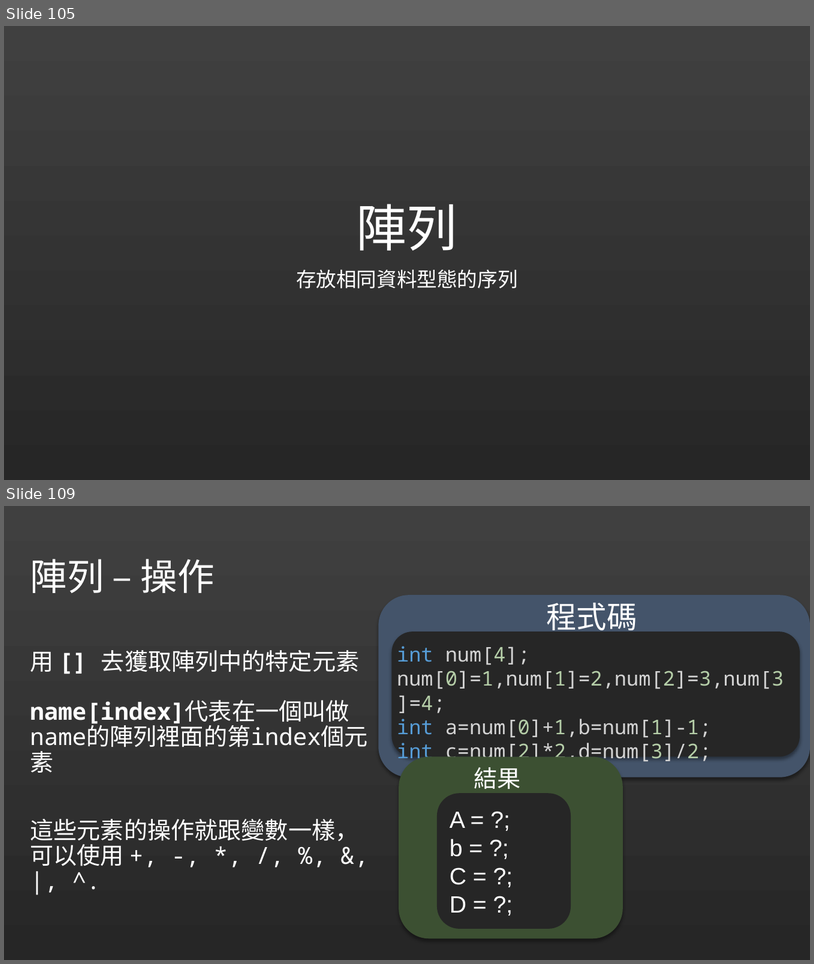
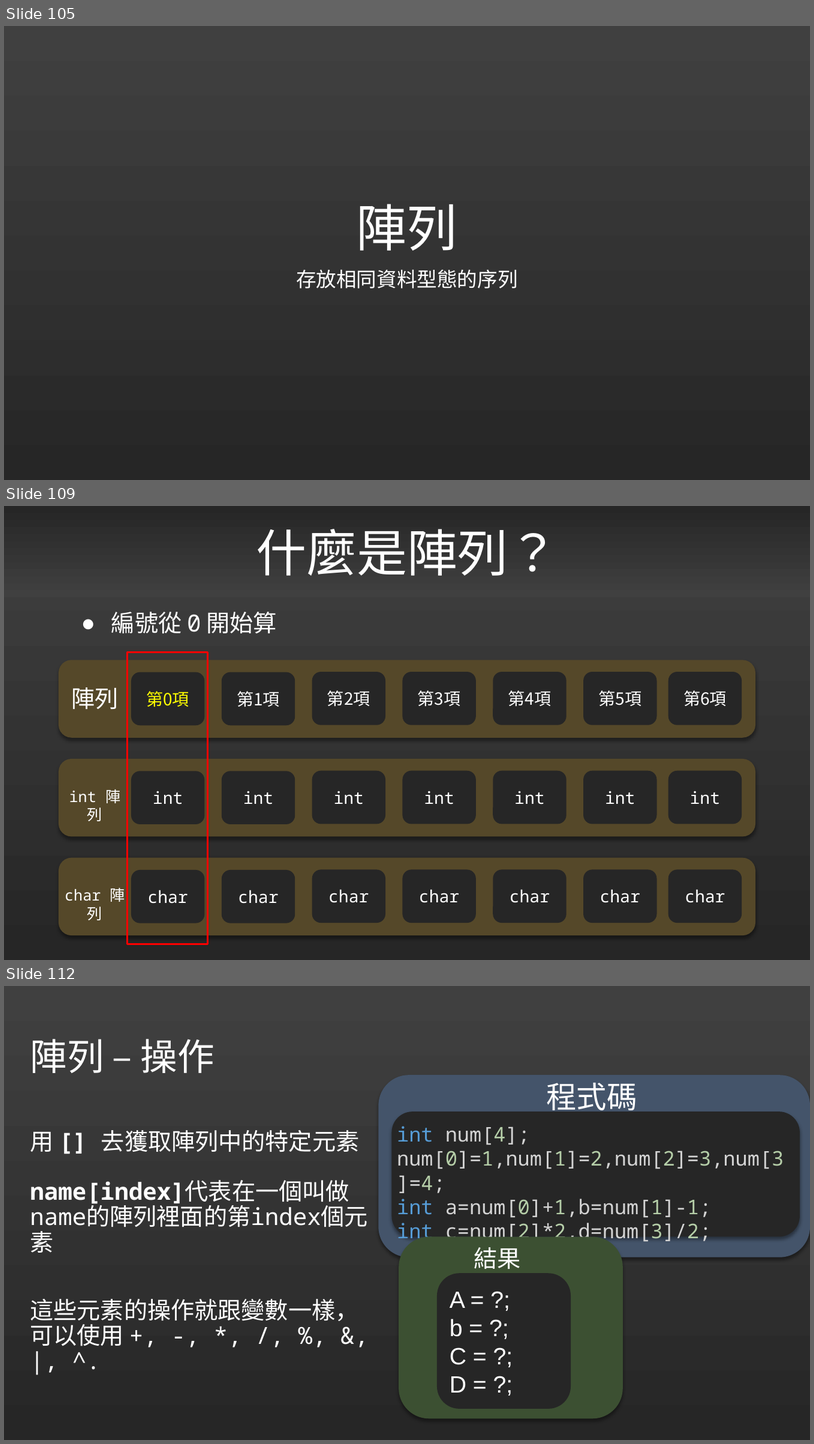
Before and after one commit to liuutin9/liuutin9.github.io, a slide deck: Shared-Files/電機營C語言Day2.pptx. Shown one above the other, each under a label of ours: slides 105 and 109 before the commit, slides 105, 109 and 112 after it; the slides between them are not shown. The pictures are 814x964 and 814x1444 pixels, drawn with LibreOffice and Linux fonts; fonts in the diff are those of the drawing. Boxes give left, top, right and bottom in pixels: in the first picture for what was removed or moved away, otherwise in the second. Text is boxed around its words. In the diff, an @@ line names an element or a change of style, - is before the commit and + after.

```diff
--- a/Shared-Files/電機營C語言Day2.pptx
+++ b/Shared-Files/電機營C語言Day2.pptx
@@ slide 109 added at [4, 506, 810, 960], background gradient #404040 to #262626 @@
@@ text added at [256, 529, 558, 576], 60 pt, text #FFFFFF @@
+什麼是陣列？
@@ text added at [111, 612, 276, 634], 28 pt, text #FFFFFF @@
+● 編號從 0 開始算
@@ rectangle added at [128, 652, 208, 943], outline #FF0000 2 pt @@
@@ group added at [59, 660, 756, 737]: 8 rounded rectangles, 1 text @@
+陣列
+第0項
+第1項
+第2項
+第3項
+第4項
+第5項
+第6項
@@ group added at [59, 759, 756, 837]: 8 rounded rectangles, 1 text @@
+int 陣列
+int
+int
+int
+int
+int
+int
+int
@@ group added at [59, 858, 756, 935]: 8 rounded rectangles, 1 text @@
+char 陣列
+char
+char
+char
+char
+char
+char
+char
@@ what was slide 109 is now slide 112 @@
```
Also in this commit, not shown: 2 slides changed, 3 other slides added, 1 slide removed.
